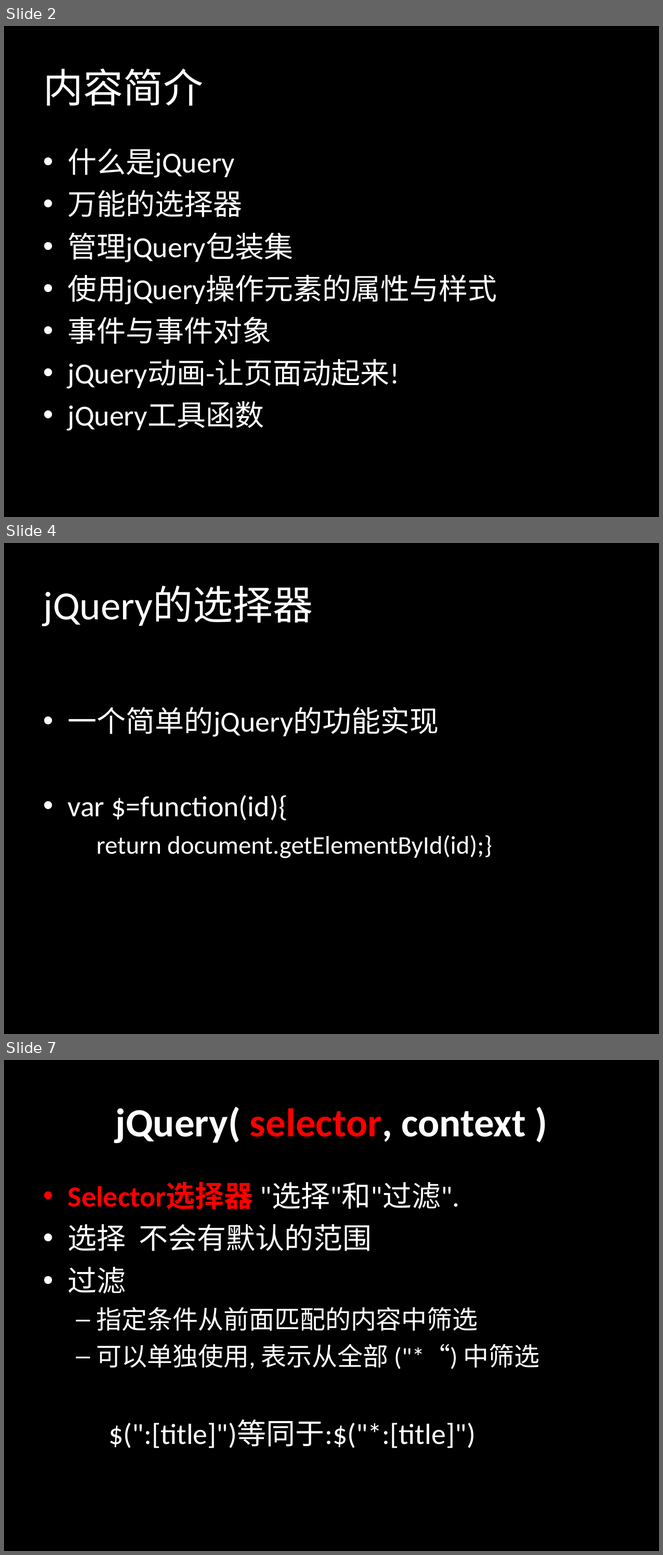
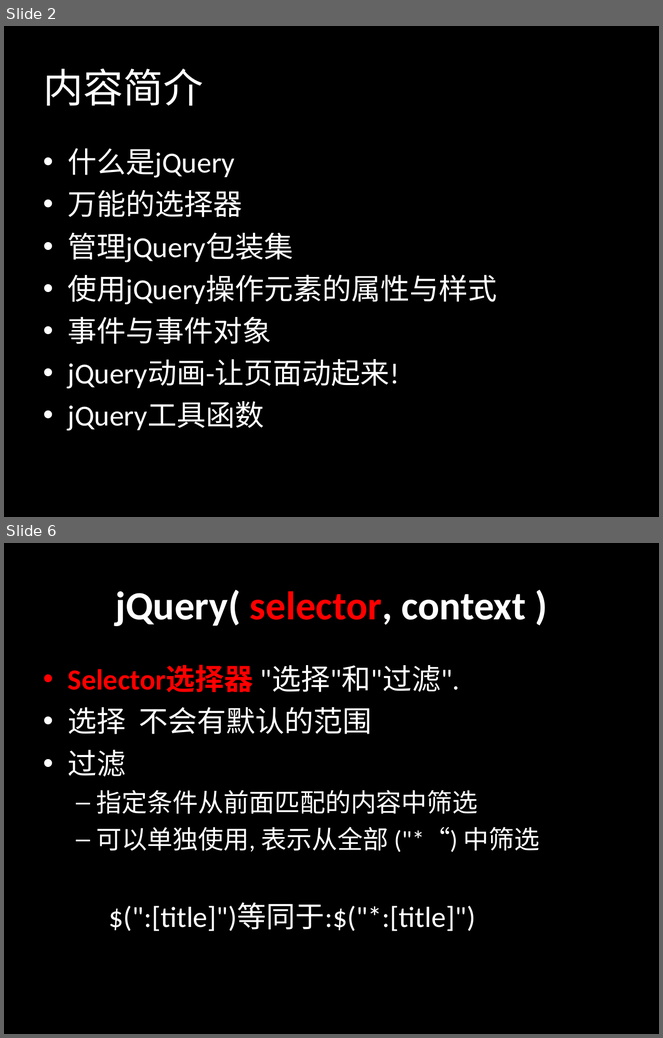
Before and after one commit to jianganglu/share-jquery-basic, a slide deck: jQuery基础应用.ppt. Shown one above the other, each under a label of ours: slides 2, 4 and 7 before the commit, slides 2 and 6 after it; the slides between them are not shown. The pictures are 663x1555 and 663x1038 pixels, drawn with LibreOffice and Linux fonts; fonts in the diff are those of the drawing. Boxes give left, top, right and bottom in pixels: in the first picture for what was removed or moved away, otherwise in the second. Text is boxed around its words. In the diff, an @@ line names an element or a change of style, - is before the commit and + after.

```diff
--- a/jQuery基础应用.ppt
+++ b/jQuery基础应用.ppt
@@ slide 4 removed at (x1=4, y1=543, x2=659, y2=1034), background #000000 @@
@@ title removed at (x1=44, y1=586, x2=313, y2=627) @@
-jQuery的选择器
@@ text removed at (x1=68, y1=707, x2=492, y2=859) @@
-• 一个简单的jQuery的功能实现
-• var $=function(id){
-  return document.getElementById(id);}
@@ what was slide 7 is now slide 6 @@
```
Also in this commit, not shown: 5 slides changed, 1 slide added, 11 other slides removed, 1 other file.
